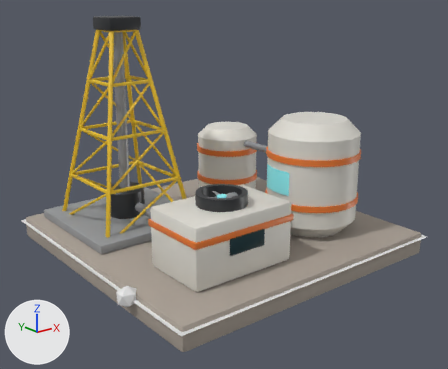
Renders of the Blender file res/models/placement/water/water_extractor_2x2.blend from each side of a commit.
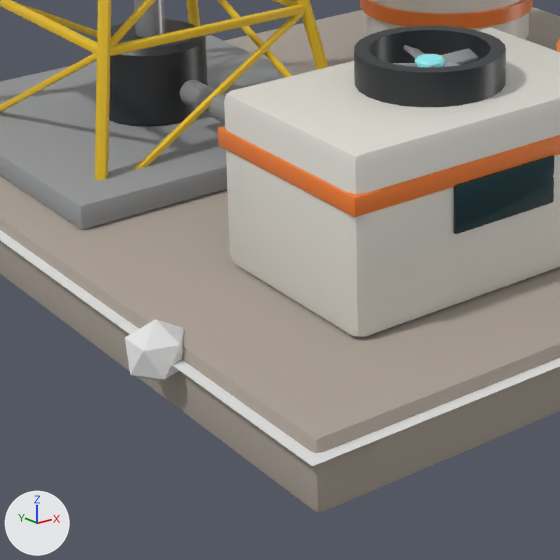
Each version is shown whole from a camera (50 mm lens) standing at (-4.94, -6.32, 3.14) and looking at (-0.06, -0.23, 0.7), then close up on the part from 16% to 60% of the width and 47% to 100% of the height. Lighting does not change. The marker at lower left points along +X, +Y and +Z. The last two pictures show the newer version.

Before the edit, the objects in view are built like this:
```python
me_p_anchorout = bpy.data.meshes.new('%P%AnchorOut')
me_p_anchorout.from_pydata(...)  # an icosphere of 20 faces spanning x -0.89..0.89, y -0.85..0.85, z -1.0..1.0
me_p_anchorout.materials.append(mat_p)  # white #e7e7e7
me_p_footprint = bpy.data.meshes.new('%P%Footprint')
me_p_footprint.from_pydata([(-1.0, -1.0, 0.0), (1.0, -1.0, 0.0), (1.0, 1.0, 0.0), (-1.0, 1.0, 0.0)], [], [(0, 1, 2, 3)])
me_p_footprint.materials.append(mat_p)  # white #e7e7e7
me_waterextractor = bpy.data.meshes.new('WaterExtractor')
me_waterextractor.from_pydata(...)  # 3631 vertices, 3648 faces; spans x -1.95..1.95, y -1.95..1.95, z -0.24..2.82
me_waterextractor.polygons.foreach_set('use_smooth', [True] * 3648)
me_waterextractor.materials.append(mat_concrete)  # grey #aaa095
me_waterextractor.materials.append(mat_hull_grey)  # grey #959799
me_waterextractor.materials.append(mat_hazard_yellow)  # yellow #edc427
me_waterextractor.materials.append(mat_frame_graphite)  # dark grey #35373a
me_waterextractor.materials.append(mat_steel)  # grey #9b9ea2
me_waterextractor.materials.append(mat_hull_white)  # light grey #dfddd4
me_waterextractor.materials.append(mat_accent_orange)  # orange #ed7c30
me_waterextractor.materials.append(mat_window_dark)  # dark cyan #1d3c42
me_waterextractor.materials.append(mat_light_cyan)  # cyan #95f9ff
ob_p_anchorout = bpy.data.objects.new('%P%AnchorOut', me_p_anchorout)
ob_p_anchorout.location = (-2.0, -1.0, 0.013)
ob_p_anchorout.scale = (0.13, 0.13, 0.13)
ob_p_footprint = bpy.data.objects.new('%P%Footprint', me_p_footprint)
ob_p_footprint.location = (0.0, 0.0, 0.0)
ob_p_footprint.scale = (2.0, 2.0, 1.0)
ob_waterextractor = bpy.data.objects.new('WaterExtractor', me_waterextractor)
ob_waterextractor.location = (0.0, 0.0, 0.0)
```
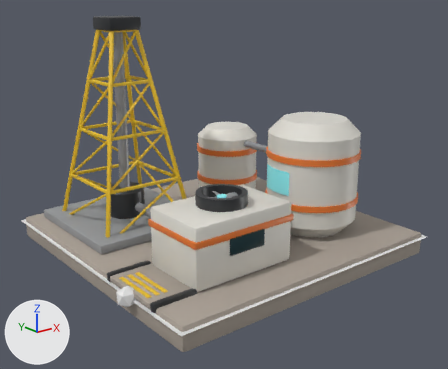
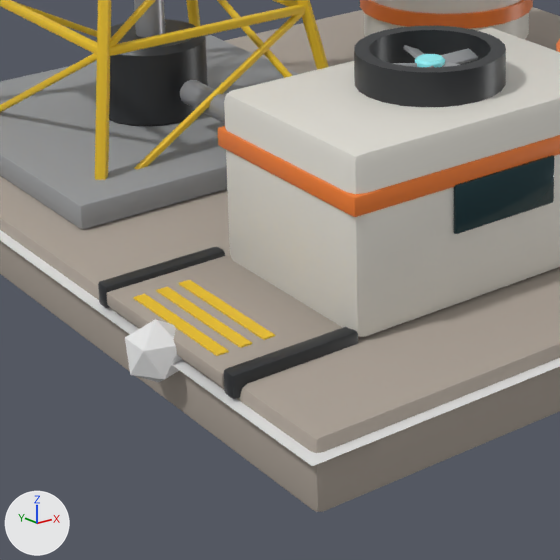
Changed parts and their boxes [x1, y1, x2, y2] in the close-ups (560 x 560 px):
```json
{"object": "%V%AnchorOut+", "change": "added", "after": [98, 247, 358, 399], "faces in mat_concrete (grey #aaa095)": [107, 256, 342, 387], "faces in mat_frame_graphite (dark grey #35373a)": [98, 247, 358, 399], "faces in mat_hazard_yellow (yellow #edc427)": [133, 280, 275, 356]}
```

The change, as JSON lines over the scene's bpy script:
```json
{"op": "add", "block": "me_v_anchorout", "code": ["me_v_anchorout = bpy.data.meshes.new('%V%AnchorOut+')", "me_v_anchorout.from_pydata(...)  # 192 vertices, 180 faces; spans x -1.98..-1.43, y -1.49..-0.51, z 0.01..0.11", "me_v_anchorout.polygons.foreach_set('use_smooth', [True] * 180)", "# faces by material slot: [54, 108, 18]", "me_v_anchorout.materials.append(mat_concrete)  # grey #aaa095", "me_v_anchorout.materials.append(mat_frame_graphite)  # dark grey #35373a", "me_v_anchorout.materials.append(mat_hazard_yellow)  # yellow #edc427"]}
{"op": "add", "block": "ob_v_anchorout", "code": ["ob_v_anchorout = bpy.data.objects.new('%V%AnchorOut+', me_v_anchorout)", "ob_v_anchorout.location = (0.0, 0.0, 0.0)"]}
```
